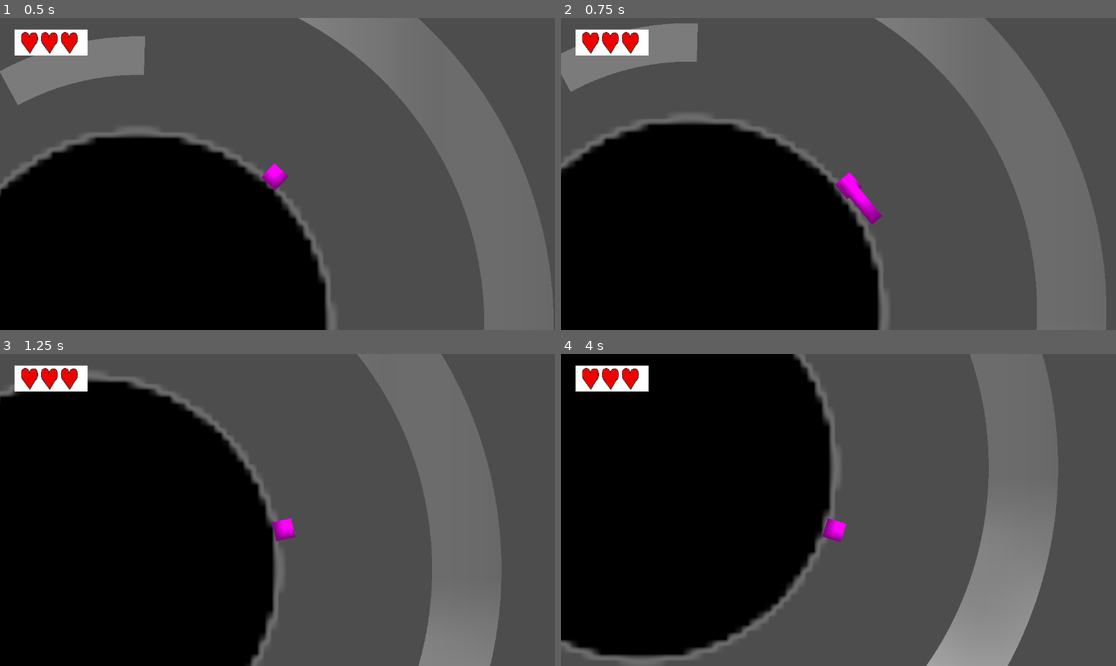
Above: before the commit, frames 1-4 (two rows, left to right).
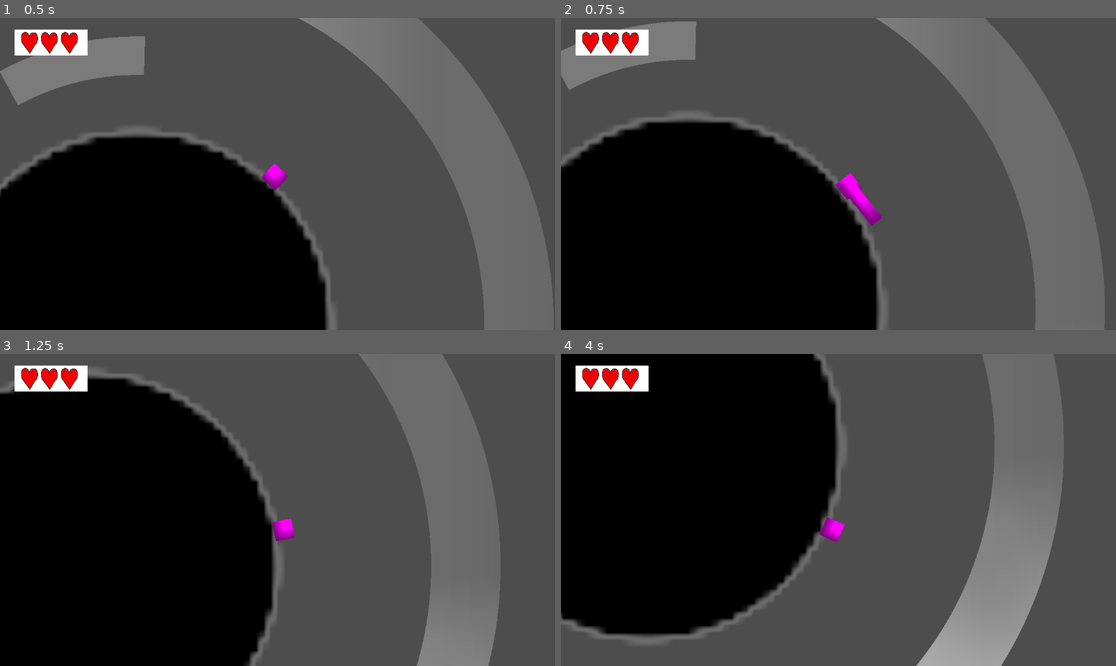
Above: after the commit, the same moments.

Repository: Juropolis/Space-Game
Game: Godot game, scene res://Main.tscn
The game is run twice, just before and just after one commit, with the same random seed, the same clock (stepped at 60 frames per second) and the same inputs.
Inputs:
- Up to frame 1 (0.5 s): no input
- Up to frame 2 (0.75 s): hold D (right) from 0.53 s (still down); tap I (basic_attack) at 0.6 s
- Up to frame 3 (1.25 s): keep holding D (right); tap Up (jump) at 0.77 s
- Up to frame 4 (4 s): tap I (basic_attack) at 1.35, 2.3, 2.85, 3.6 s; tap Up (jump) at 1.52, 3.02, 3.77 s; release D (right) at 2.03 s; hold A (left) 2.03-2.78 s; tap H (dash) at 2.1 s; hold D (right) from 2.78 s (still down)

Frame 1 is identical in both runs. In frame 2, 1.3% of the frame differs, in the area x 0-99%, y 0-100%; in frame 3, 1.0%; in frame 4, 6.8%, in the area x 0-91%, y 0-100%.

Commit message:
Made an attack class
Made a general attack class and made the players attack extend from it

Parent of an attack will always need facing however so keep this in mind if there are future errors

Diff:
--- a/Player.tscn
+++ b/Player.tscn
@@ -89,9 +89,6 @@
 
 [node name="BasicAttack" parent="." unique_id=1595727284 instance=ExtResource("6_tdg3f")]
 
-[node name="CollisionShape2D" parent="BasicAttack/Hitbox" parent_id_path=PackedInt32Array(1595727284, 1584378063) index="0" unique_id=1905624056]
-position = Vector2(0, 0)
-
 [connection signal="area_entered" from="GravityDetector" to="." method="_on_gravity_detector_area_entered"]
 [connection signal="area_exited" from="GravityDetector" to="." method="_on_gravity_detector_area_exited"]
 
--- a/PlayerScript.gd
+++ b/PlayerScript.gd
@@ -11,7 +11,7 @@
 const JUMP_MULTIPLIER = 0.8
 const DASH_SPEED = 400.0
 const DASH_DECELERATION = 2200
-const WALK_ACCELERATION = 2000
+const WALK_ACCELERATION = 3000
 const DASH_CHAIN_WINDOW = 0.20
 
 #Times
--- /dev/null
+++ b/attack.gd
@@ -0,0 +1,41 @@
+extends Node2D
+class_name Attack
+
+var attack_damage = 1
+@onready var parent = get_parent()
+@onready var hitbox = $Hitbox
+
+func start_attack():
+	hitbox.set_attacker(parent)
+	hitbox.new_attack()
+	hitbox.set_multi_hit(false)
+	hitbox.damage = attack_damage
+	visible = true
+	hitbox.monitoring = true
+	update_direction()
+
+func end_attack():
+	visible = false
+	hitbox.monitoring = false
+
+func update_direction():
+	# Updates position
+	position.x = abs(position.x) * parent.facing
+	# Flips sprite
+	scale.x = parent.facing
+
+# Called when the node enters the scene tree for the first time.
+func _ready() -> void:
+	# Hides attack
+	visible = false
+	# Turns off collisions
+	hitbox.monitoring = false
+
+func set_damage(damage):
+	attack_damage = damage
+
+
+
+# Called every frame. 'delta' is the elapsed time since the previous frame.
+func _process(delta: float) -> void:
+	pass
--- a/basic_attack.gd
+++ b/basic_attack.gd
@@ -1,36 +1,11 @@
-extends Node2D
+extends Attack
 
-var ATTACK_DAMAGE = 10
-@onready var player = get_parent()
-@onready var hitbox = $Hitbox
 
-func start_attack():
-	hitbox.set_attacker(player)
-	hitbox.new_attack()
-	hitbox.set_multi_hit(false)
-	hitbox.damage = ATTACK_DAMAGE
-	visible = true
-	hitbox.monitoring = true
-	update_direction()
-	print("attack placeholder")
-
-func end_attack():
-	visible = false
-	hitbox.monitoring = false
-
-func update_direction():
-	# Updates position
-	position.x = abs(position.x) * player.facing
-	# Flips sprite
-	scale.x = player.facing
 
 # Called when the node enters the scene tree for the first time.
 func _ready() -> void:
-	hitbox.set_attacker(player)
-	# Hides attack
-	visible = false
-	# Turns off collisions
-	hitbox.monitoring = false
+	super._ready()
+	set_damage(10)
 
 
 # Called every frame. 'delta' is the elapsed time since the previous frame.
Not shown, added: attack.gd.uid
